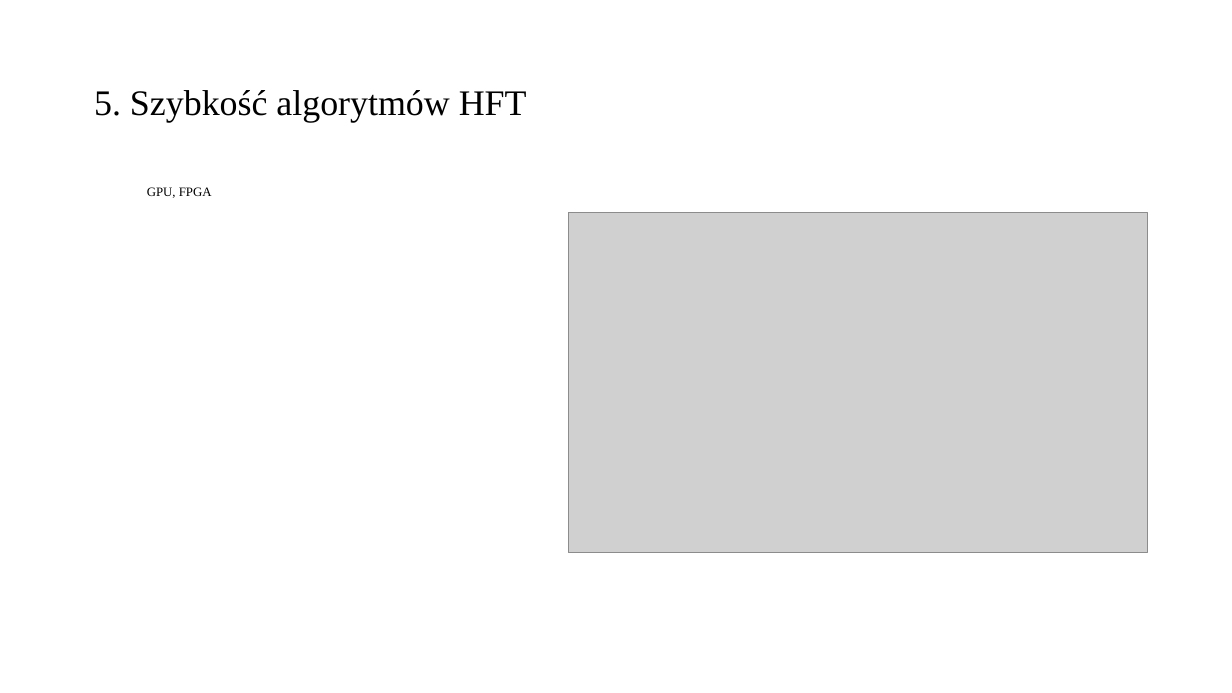
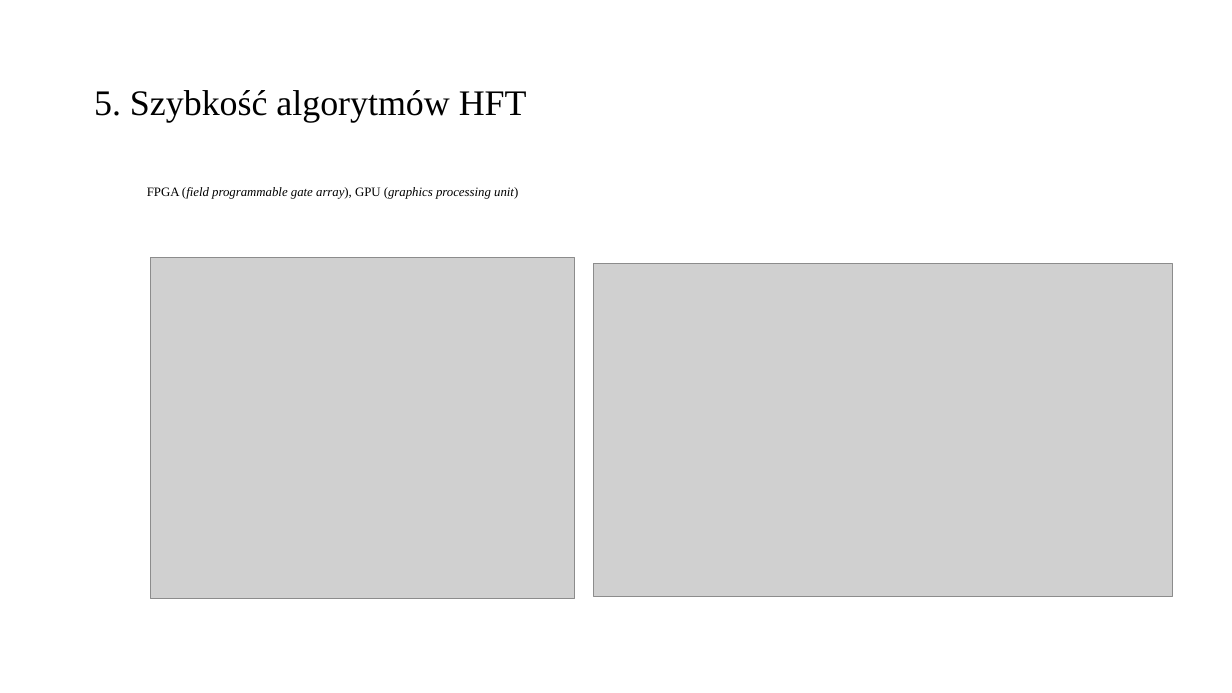
Before and after one commit to yangyutu/books, a slide deck: slide 8 of masters_defense/gregor75663mgr.pptx. Drawn at 1232x693 pixels with LibreOffice and Linux fonts; fonts in the diff are those of the drawing; grey boxes stand for pictures. Boxes give left, top, right and bottom in pixels: in the first picture for what was removed or moved away, otherwise in the second. Text is boxed around its words. In the diff, an @@ line names an element or a change of style, - is before the commit and + after.

Commit message:
gpu,fpga

```diff
--- a/masters_defense/gregor75663mgr.pptx
+++ b/masters_defense/gregor75663mgr.pptx
@@ text at (x1=147, y1=187, x2=518, y2=199): text changed; italic on @@
-GPU, FPGA
+FPGA (field programmable gate array), GPU (graphics processing unit)
@@ picture added at (x1=151, y1=257, x2=575, y2=599) @@
@@ picture resized from (x1=568, y1=213, x2=1148, y2=554) to (x1=593, y1=263, x2=1173, y2=597) @@
```
Also in this commit, not shown: 1 other slide changed, 3 other files.
